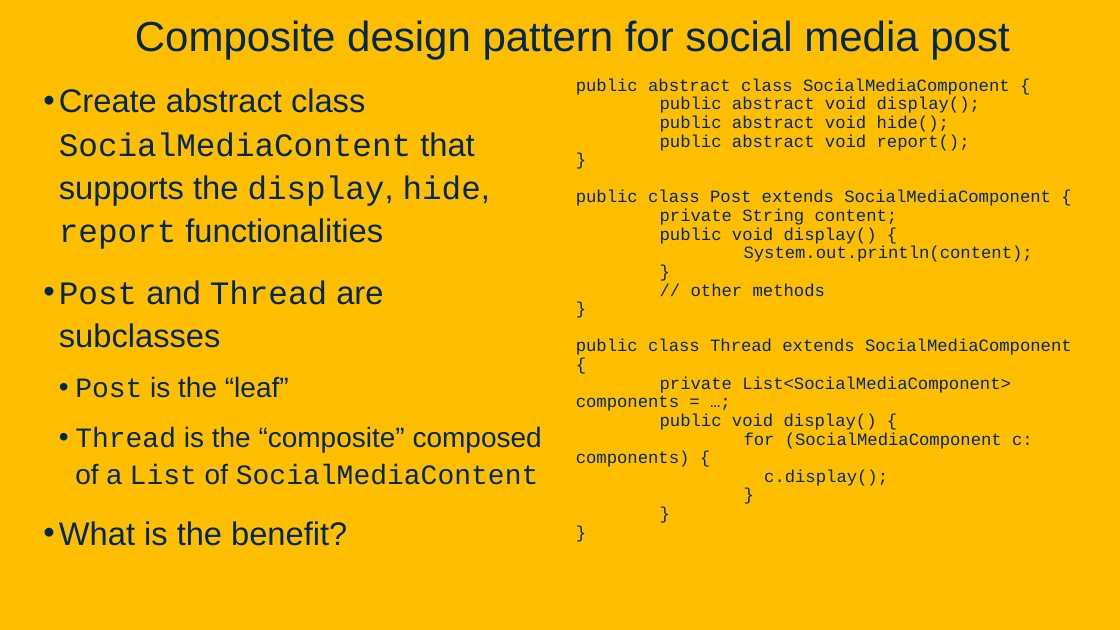
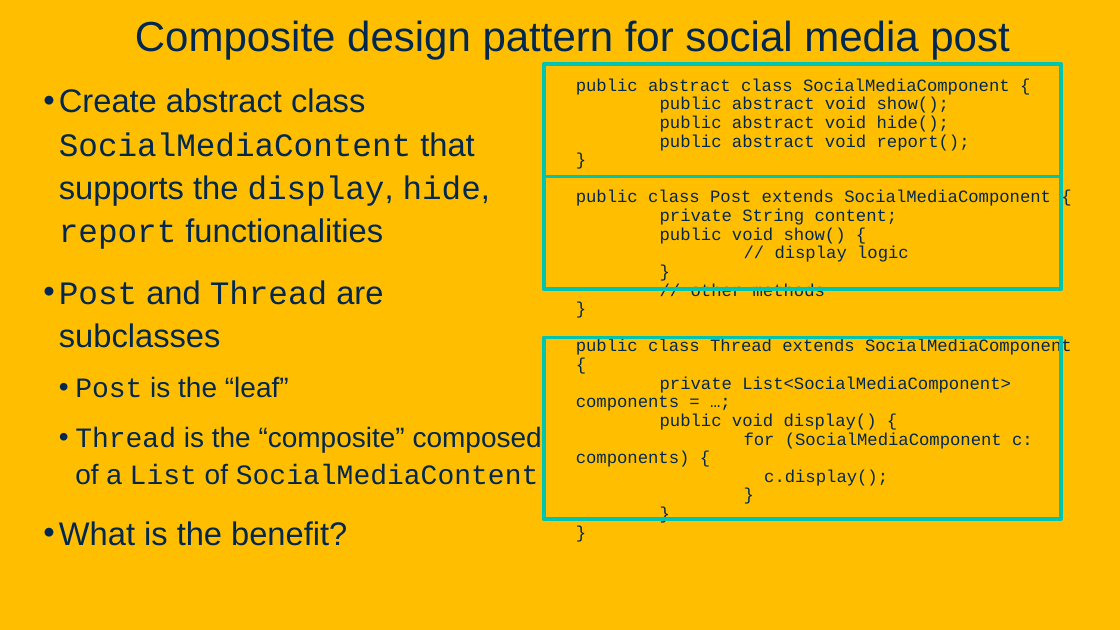
Before and after one commit to davsec-teaching/ECS160-Winter2025, a slide deck: slide 43 of slides/8_design_patterns.pptx (slide 40 before the commit). Drawn at 1120x630 pixels with LibreOffice and Linux fonts; fonts in the diff are those of the drawing; background and template pictures are left out. Boxes give left, top, right and bottom in pixels: in the first picture for what was removed or moved away, otherwise in the second. Text is boxed around its words. In the diff, an @@ line names an element or a change of style, - is before the commit and + after.

Commit message:
Updated design slides

```diff
--- a/slides/8_design_patterns.pptx
+++ b/slides/8_design_patterns.pptx
@@ rectangle added at [544, 64, 1061, 176], outline #00C4B2 3.25 pt @@
@@ text at [660, 97, 949, 113]: text changed @@
-public abstract void display();
+public abstract void show();
@@ rectangle added at [544, 176, 1061, 289], outline #00C4B2 3.25 pt @@
@@ text at [660, 228, 909, 262]: text changed @@
-public void display() {
-System.out.println(content);
+public void show() {
+// display logic
@@ rectangle added at [544, 338, 1061, 519], outline #00C4B2 3.25 pt @@
```
Also in this commit, not shown: 14 other slides changed, 17 slides added.
